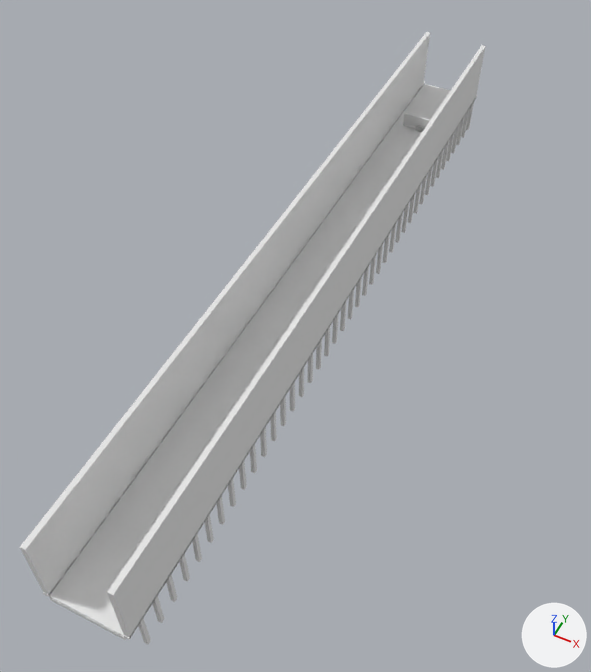
Before and after pictures for a commit that changed the OBJ model SimpleOpenGLTexturedLoader/SimpleOpenGLTexturedLoader/models/blender_imports.obj.
One viewpoint serves both versions: a 50 mm camera at (51.7, -175.4, 121.4) aimed at (-0.2, -71.6, -8.5). Arrows for +X, +Y and +Z are at lower right; the lights stay in place. Where no turn or scale is listed for an object, it has been applied to the vertices.

In view in the first picture: '13-BookshelfGround', '14-BookshelfBorderLeft', '15-BookshelfBorderRight', '28_-_Menu', '3-Ground', '4-LeftBorder', '5-RightBorder', '6-LeftInvisibleWall', '7-RightInvisibleWall'.
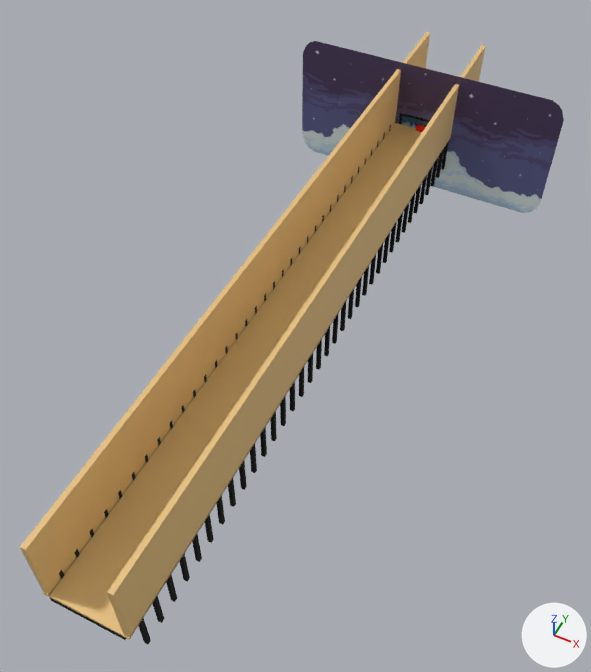
Edits to the bpy script that builds the scene:
```text
Add img_background_jpg:
    img_background_jpg = load_image('background.jpg', 'background.jpg', 1920, 885, 'sRGB')
Add img_resume_png:
    img_resume_png = load_image('Resume.png', 'Resume.png', 2224, 1668, 'sRGB')
Change mat_material_008:
    mat_material_008.base_color: (0.8, 0.8, 0.8) -> (0.0, 0.0, 0.0)  # white #e7e7e7 -> black #000000
Change mat_material:
    mat_material.base_color: (0.8, 0.8, 0.8) -> (0.8, 0.529, 0.208)  # white #e7e7e7 -> beige #e7c07e
Add mat_menu:
    mat_menu = principled_material('Menu')
    mat_menu.texture = img_background_jpg
Add mat_resumebutton:
    mat_resumebutton = principled_material('ResumeButton')
    mat_resumebutton.texture = img_resume_png
Change me_28___menu:
    used by ob_28___menu; location = (0.0, 0.0, 0.0)
    verts and faces of me_28___menu; kept vertices keep their numbers, new ones are numbered from 8
    before: 0 (-4.77, -0.24, 3.07) at pixel (404, 113), 1 (-4.77, -0.24, -3.07), 2 (-4.77, 0.24, 3.07) at pixel (405, 112), 3 (-4.77, 0.24, -3.07), 4 (4.77, -0.24, 3.07)
    before: 5 (4.77, -0.24, -3.07), 6 (4.77, 0.24, 3.07), 7 (4.77, 0.24, -3.07)
    remove me_28___menu.from_pydata(...)  # 8 vertices, 6 faces; spans x -4.77..4.77, y -0.24..0.24, z -3.07..3.07
    remove me_28___menu.materials.append(mat_material_009)  # white #e7e7e7
    add me_28___menu.from_pydata(...)  # 16 vertices, 1 face; spans x -33.89..33.89, y 0.0, z -16.67..16.67
    me_28___menu part 1
    add delete_vertices([*range(0, 8)])  # with the faces that use them
    me_28___menu part 2
    add verts[8] = (30.2, 0.0, -16.67)  # pixel (522, 212)
    add verts[9] = (30.2, 0.0, 16.67)  # pixel (552, 100)
    add verts[10] = (-30.2, 0.0, 16.67)  # pixel (315, 40)
    add verts[11] = (-30.2, 0.0, -16.67)  # pixel (313, 151)
    add verts[12] = (32.02, 0.0, -15.78)  # pixel (530, 212)
    add verts[13] = (-32.02, 0.0, 15.78)  # pixel (309, 42)
    add verts[14] = (-32.02, 0.0, -15.78)  # pixel (308, 146)
    add verts[15] = (32.02, 0.0, 15.78)  # pixel (559, 105)
    add verts[16] = (-33.89, 0.0, 12.38)  # pixel (302, 53)
    add verts[17] = (-32.97, 0.0, 14.65)  # pixel (306, 45)
    add verts[18] = (-32.97, 0.0, -14.65)  # pixel (305, 142)
    add verts[19] = (-33.89, 0.0, -12.38)  # pixel (302, 134)
    add verts[20] = (33.89, 0.0, 12.38)  # pixel (563, 120)
    add verts[21] = (32.97, 0.0, 14.65)  # pixel (562, 110)
    add verts[22] = (32.97, 0.0, -14.65)  # pixel (534, 209)
    add verts[23] = (33.89, 0.0, -12.38)  # pixel (540, 203)
    add faces += [(8, 12, 22, 23, 20, 21, 15, 9, 10, 13, 17, 16, 19, 18, 14, 11)]
    add me_28___menu.materials.append(mat_menu)  # picture img_background_jpg
Add me_30___resume:
    me_30___resume.from_pydata(...)  # 16 vertices, 1 face; spans x -6.2..6.2, y 0.0, z -3.12..3.12
    me_30___resume.materials.append(mat_resumebutton)  # picture img_resume_png
Add ob_30___resume:
    ob_30___resume = bpy.data.objects.new('30_-_Resume', me_30___resume)
    ob_30___resume.location = (0.0, 0.0, 0.0)
```

Location of each change, [x1, y1, x2, y2] in pixels of the pictures (591 x 672 px):
'7-RightInvisibleWall', recoloured (grey to brown): [20, 32, 430, 595] in both
'3-Ground', recoloured (grey to brown): [49, 85, 450, 636] in both
'6-LeftInvisibleWall', recoloured (grey to brown): [107, 45, 485, 637] in both
'28_-_Menu', reshaped: before [403, 113, 431, 129]; after [302, 41, 564, 213]
'15-BookshelfBorderRight', recoloured (grey to black): [138, 102, 474, 644] in both
'14-BookshelfBorderLeft', recoloured (grey to brown): [59, 79, 424, 579] in both
'4-LeftBorder', recoloured (grey to brown): [123, 95, 477, 639] in both
'13-BookshelfGround', recoloured: [50, 84, 451, 640] in both
'30_-_Resume', added: after [399, 112, 430, 128]
'5-RightBorder', recoloured (grey to brown): [43, 81, 425, 597] in both
part 1 of me_28___menu, deleted: before [403, 113, 431, 129]
part 2 of me_28___menu, added: after [302, 41, 564, 213]
